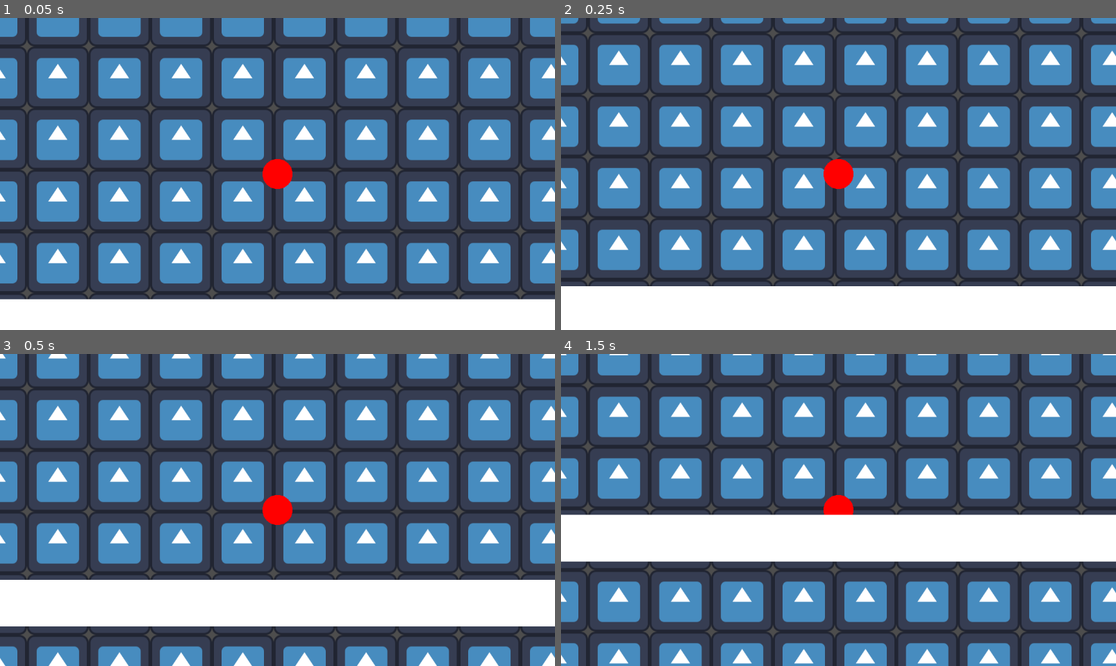
Above: before the commit, frames 1-4 (two rows, left to right).
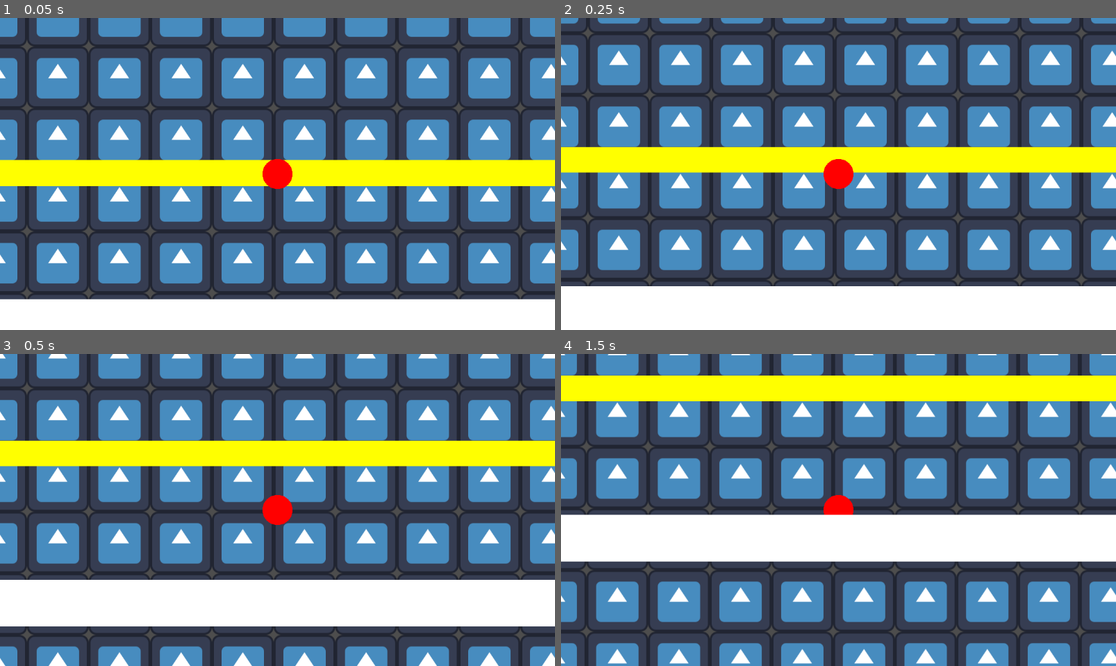
Above: after the commit, the same moments.

Repository: SpaceMonkeyy86/new-scene-game-jam-2025
Game: Godot game, scene res://scene_1.tscn
Same seed, same stepped clock (60 frames per second), same inputs: the game is played once before the commit and once after it. The engine's default icon, where the game draws it, is replaced by a stand-in: a white triangle on a blue panel in a dark square.
Inputs (mouse positions are in pixels of both pictures, inside the frame that each line leads up to):
- Up to frame 1 (0.05 s): no input
- Up to frame 2 (0.25 s): no input
- Up to frame 3 (0.5 s): no input
- Up to frame 4 (1.5 s): move the mouse to (960, 494) at 0.52 s; click (960, 494) at 0.6 s; move the mouse to (727, 525) at 1.27 s; click (727, 525) at 1.35 s

The runs differ from the first frame. In frame 1, 8.1% of the frame differs, in the area x 0-100%, y 45-54%; in frame 2, 8.3%; in frame 3, 8.5%; in frame 4, 16%, in the area x 0-100%, y 0-100%.

Commit message:
Attempt to add ledges

Diff:
--- a/CharacterController.gd
+++ b/CharacterController.gd
@@ -4,10 +4,11 @@
 @export var max_jump_magnitude: float = 1000
 @export var camera_panning: float = 0.3
 @export var camera_reset_speed: float = 20
+@export var bonk_velocity: float = 10
 
 var click_position = null
 
-func _process(_delta):
+func _process(_delta: float) -> void:
 	var mouse_pos: Vector2 = get_viewport().get_mouse_position()
 
 	if click_position:
@@ -16,9 +17,20 @@
 		$Camera2D.offset = $Camera2D.offset.move_toward(Vector2.ZERO, camera_reset_speed)
 
 	if Input.is_action_just_pressed("click"):
-		linear_velocity = Vector2.ZERO
-		freeze = true
-		click_position = mouse_pos
+		var ledge = false
+		for body in get_colliding_bodies():
+			print(body)
+			if body.find_parent("Ledge") or body.find_parent("Wall"):
+				ledge = true
+				break
+		if ledge:
+			linear_velocity = Vector2.ZERO
+			freeze = true
+			click_position = mouse_pos
+		else:
+			linear_velocity.x = maxf(linear_velocity.x, bonk_velocity)
+			linear_velocity.y = bonk_velocity
+
 	elif Input.is_action_just_released("click") and click_position:
 		freeze = false
 		linear_velocity = Vector2.ZERO
--- /dev/null
+++ b/ledge.tscn
@@ -0,0 +1,22 @@
+[gd_scene load_steps=4 format=3 uid="uid://daxan30h7dmwp"]
+
+[sub_resource type="Gradient" id="Gradient_oh6kn"]
+colors = PackedColorArray(1, 1, 0, 1, 1, 1, 0, 1)
+
+[sub_resource type="GradientTexture2D" id="GradientTexture2D_4gjuf"]
+gradient = SubResource("Gradient_oh6kn")
+width = 20
+height = 20
+
+[sub_resource type="RectangleShape2D" id="RectangleShape2D_3gvxi"]
+
+[node name="Ledge" type="Node2D"]
+
+[node name="Sprite2D" type="Sprite2D" parent="."]
+texture = SubResource("GradientTexture2D_4gjuf")
+
+[node name="Area2D" type="Area2D" parent="."]
+z_index = -10
+
+[node name="CollisionShape2D" type="CollisionShape2D" parent="Area2D"]
+shape = SubResource("RectangleShape2D_3gvxi")
--- a/scene_1.tscn
+++ b/scene_1.tscn
@@ -1,8 +1,9 @@
-[gd_scene load_steps=8 format=3 uid="uid://b2hcjbtmi61t0"]
+[gd_scene load_steps=9 format=3 uid="uid://b2hcjbtmi61t0"]
 
 [ext_resource type="Script" uid="uid://cdpa4roxlubnf" path="res://CharacterController.gd" id="1_3sd7o"]
 [ext_resource type="Texture2D" uid="uid://bnhd0n38fog5y" path="res://icon.svg" id="2_3xosi"]
 [ext_resource type="PackedScene" uid="uid://cq5xql4fe4gl5" path="res://wall.tscn" id="3_1abo5"]
+[ext_resource type="PackedScene" uid="uid://daxan30h7dmwp" path="res://ledge.tscn" id="4_knagl"]
 
 [sub_resource type="PhysicsMaterial" id="PhysicsMaterial_3xosi"]
 
@@ -23,7 +24,13 @@
 [node name="Character" type="RigidBody2D" parent="."]
 physics_material_override = SubResource("PhysicsMaterial_3xosi")
 lock_rotation = true
+contact_monitor = true
+max_contacts_reported = 10
 script = ExtResource("1_3sd7o")
+jump_multiplier = null
+max_jump_magnitude = null
+camera_panning = null
+camera_reset_speed = null
 
 [node name="Sprite2D" type="Sprite2D" parent="Character"]
 texture = SubResource("GradientTexture2D_3sd7o")
@@ -35,6 +42,7 @@
 
 [node name="Background" type="Sprite2D" parent="."]
 show_behind_parent = true
+z_index = -100
 texture_repeat = 2
 texture = ExtResource("2_3xosi")
 region_enabled = true
@@ -57,3 +65,8 @@
 [node name="Wall4" parent="Terrain" instance=ExtResource("3_1abo5")]
 position = Vector2(-1347.9995, -377.00003)
 scale = Vector2(9.282445, 78.70099)
+
+[node name="Ledge" parent="Terrain" instance=ExtResource("4_knagl")]
+z_index = -10
+position = Vector2(-0.00012207031, -1)
+scale = Vector2(140.64, 2.6800003)
